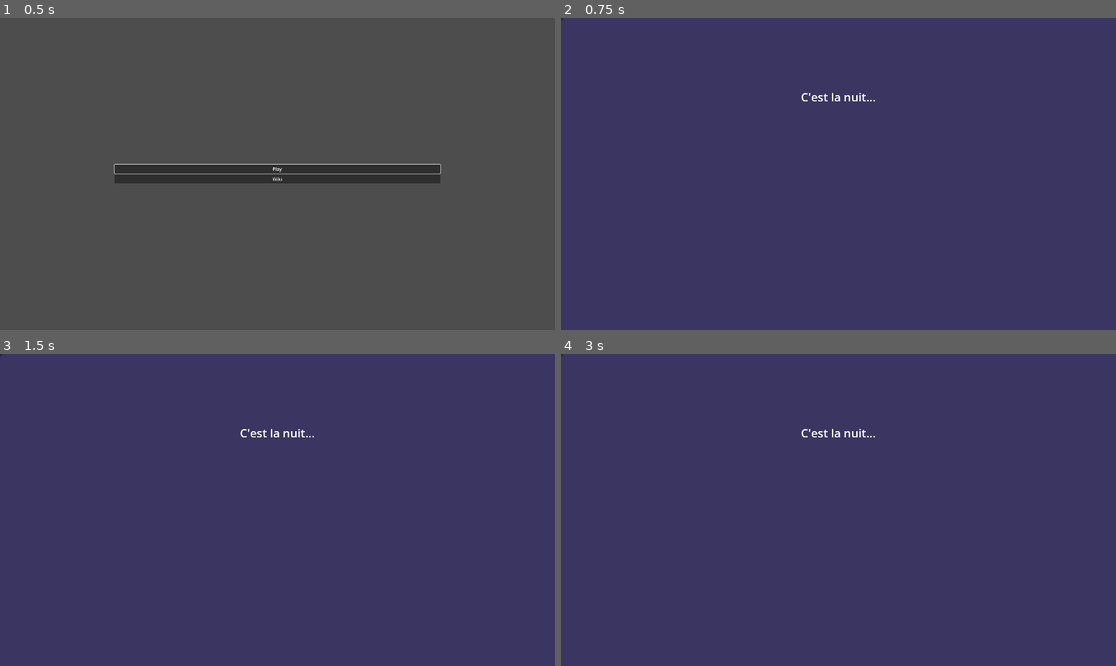
Above: before the commit, frames 1-4 (two rows, left to right).
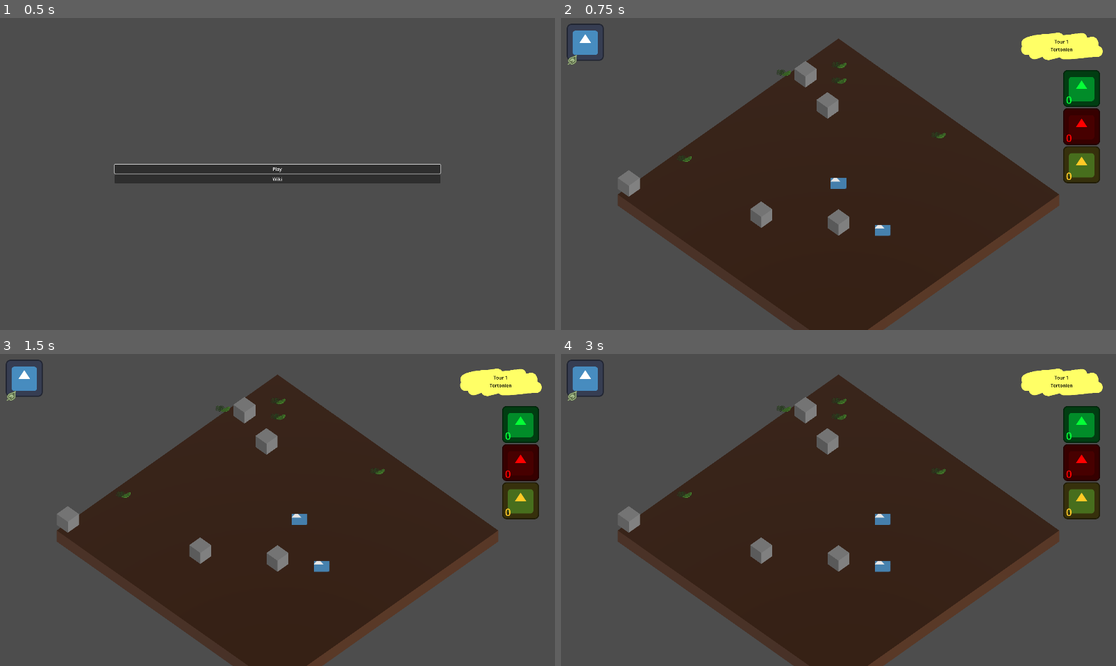
Above: after the commit, the same moments.

Repository: nialsiG/Carthage
Game: Godot game, scene res://Screens/StartScreen.tscn
Same seed, same stepped clock (60 frames per second), same inputs: the game is played once before the commit and once after it. The engine's default icon, where the game draws it, is replaced by a stand-in: a white triangle on a blue panel in a dark square.
Inputs (mouse positions are in pixels of both pictures, inside the frame that each line leads up to):
- Up to frame 1 (0.5 s): no input
- Up to frame 2 (0.75 s): click "Play" at 0.5 s
- Up to frame 3 (1.5 s): tap Enter at 1.25 s; move the mouse to (399, 494) at 1.27 s; hold D (Right) from 1.28 s (still down); tap W (Top) at 1.35 s; click (399, 494) at 1.42 s
- Up to frame 4 (3 s): tap Space at 2 s; move the mouse to (727, 525) at 2.02 s; release D (Right) at 2.03 s; hold Down (Down) 2.03-2.78 s; tap W (Top) at 2.1, 2.85 s; click (727, 525) at 2.17 s; tap Enter at 2.75 s; move the mouse to (894, 441) at 2.77 s; hold D (Right) from 2.78 s (still down); click (894, 441) at 2.92 s

Frame 1 is identical in both runs. In frame 2, 46% of the frame differs, in the area x 0-98%, y 0-100%; in frame 3, 46%; in frame 4, 46%.

Commit message:
nightscreen loop OK

Diff:
--- a/game_jam_carthage/GameObjects/night.gd
+++ b/game_jam_carthage/GameObjects/night.gd
@@ -25,7 +25,7 @@
 		$CanvasModulate.color.a = 0
 	# we did modulo
 	elif current_turn == number_of_turns_per_day - 1:
-		$CanvasModulate.color.a = 1
+		$CanvasModulate.color.a = 0
 		night_time.emit()
 
 	else:
--- a/game_jam_carthage/Screens/NightScreen.tscn
+++ b/game_jam_carthage/Screens/NightScreen.tscn
@@ -5,12 +5,14 @@
 [ext_resource type="Script" path="res://GameObjects/UI/monkey_faces.gd" id="3_kqubk"]
 
 [node name="NightScreen" type="Control"]
+visible = false
 layout_mode = 3
 anchors_preset = 15
 anchor_right = 1.0
 anchor_bottom = 1.0
 grow_horizontal = 2
 grow_vertical = 2
+mouse_filter = 1
 script = ExtResource("1_4nqyj")
 
 [node name="ColorRect" type="ColorRect" parent="."]
@@ -48,9 +50,17 @@
 script = ExtResource("3_kqubk")
 
 [node name="EndNightButton" type="Button" parent="ColorRect"]
-process_mode = 2
-layout_mode = 0
-offset_right = 8.0
-offset_bottom = 8.0
+process_mode = 3
+layout_mode = 1
+anchors_preset = 15
+anchor_right = 1.0
+anchor_bottom = 1.0
+offset_left = 1527.0
+offset_top = 937.0
+offset_right = -47.0
+offset_bottom = -47.0
+grow_horizontal = 2
+grow_vertical = 2
+text = "Aube"
 
 [connection signal="pressed" from="ColorRect/EndNightButton" to="." method="_on_end_night_button_pressed"]
--- a/game_jam_carthage/Screens/game_screen.gd
+++ b/game_jam_carthage/Screens/game_screen.gd
@@ -286,7 +286,9 @@
 	# monkey hunger
 	# pinpoint dead monkey(s)
 	_gameUi.DisplayNightScreen()
+	await get_tree().create_timer(0.1).timeout
+	get_tree().paused = true
 
 func OnNightEnd():
-	# remove
+	# remove dead monkeys
 	pass
--- a/game_jam_carthage/Screens/night_screen.gd
+++ b/game_jam_carthage/Screens/night_screen.gd
@@ -6,3 +6,4 @@
 
 func _on_end_night_button_pressed():
 	EndNight.emit()
+	get_tree().paused = false
